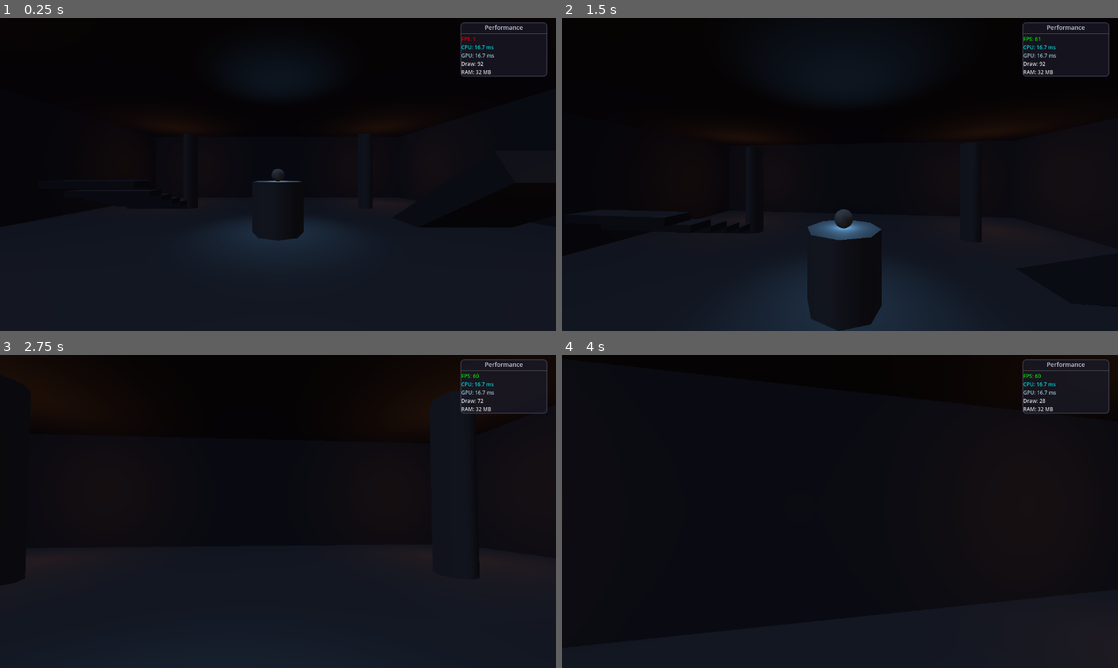
Above: before the commit, frames 1-4 (two rows, left to right).
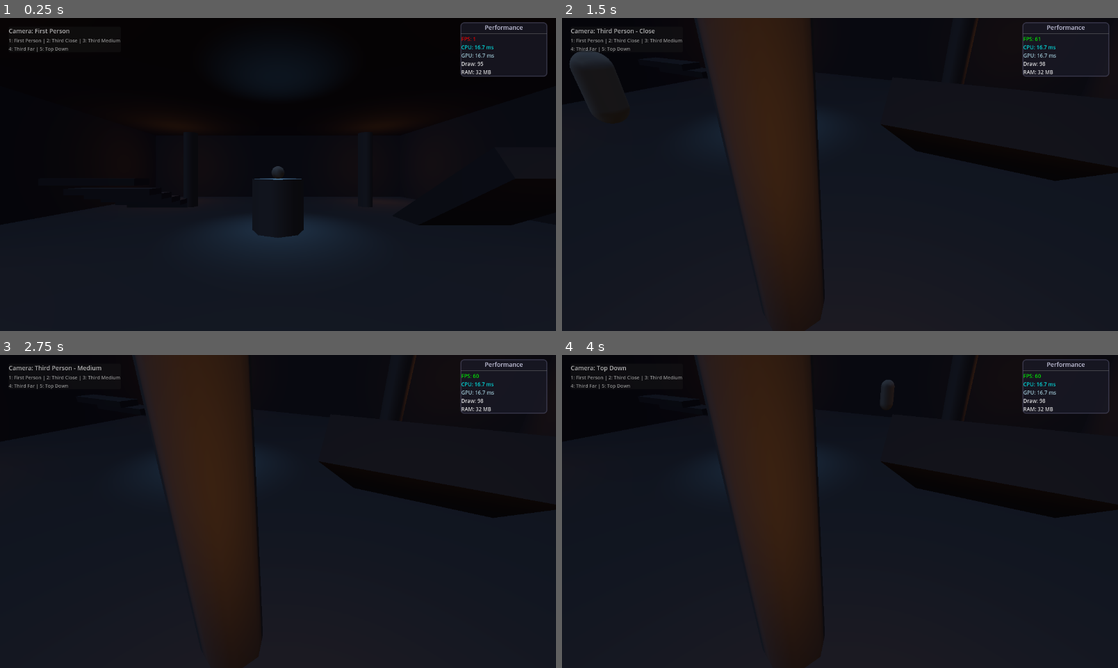
Above: after the commit, the same moments.

Repository: alanops/brackeys-gamejam-2025
Game: Godot game, scene res://src/scenes/DungeonRoomFixed.tscn
The game is run twice, just before and just after one commit, with the same random seed, the same clock (stepped at 60 frames per second) and the same inputs.
Inputs (mouse positions are in pixels of both pictures, inside the frame that each line leads up to):
- Up to frame 1 (0.25 s): no input
- Up to frame 2 (1.5 s): move the mouse to (867, 174) at 0.52 s; hold 1 (camera_first_person, bound only after the commit) 0.53-1.28 s; hold W (move_forward) from 0.53 s (still down); tap Space (jump) at 0.77, 1.07 s; tap 2 (camera_third_close, bound only after the commit) at 0.8, 1.35 s; move the mouse to (812, 174) at 1.27 s
- Up to frame 3 (2.75 s): keep holding W (move_forward); tap Space (jump) at 1.52, 1.82 s; tap 4 (camera_third_far, bound only after the commit) at 1.55 s; move the mouse to (289, 505) at 2.02 s; hold 4 (camera_third_far, bound only after the commit) from 2.03 s (still down); tap 3 (camera_third_medium, bound only after the commit) at 2.3 s
- Up to frame 4 (4 s): keep holding W (move_forward); move the mouse to (834, 517) at 2.77 s; release 4 (camera_third_far, bound only after the commit) at 2.78 s; tap 3 (camera_third_medium, bound only after the commit) at 2.85 s; tap Space (jump) at 3.02, 3.32, 3.77, 3.8 s; tap 5 (camera_top_down, bound only after the commit) at 3.05 s; move the mouse to (878, 514) at 3.52 s; hold 5 (camera_top_down, bound only after the commit) from 3.53 s (still down)

The runs differ from the first frame. In frame 1, 0.5% of the frame differs, in the area x 1-88%, y 3-72%; in frame 2, 18%, in the area x 1-100%, y 0-100%; in frame 3, 14%; in frame 4, 14%.

Commit message:
Add 3rd person camera system with number key selection
- Implemented CameraController with 5 camera modes (1-5 keys)
- Added CameraOverlay to display current camera mode
- Updated FirstPersonController to handle camera mode switching
- Added smooth transitions between camera views
- Third person mouse look with pitch/yaw control
- Player mesh visibility toggle for first/third person
- Camera modes: First Person, Third Close/Medium/Far, Top Down

Diff:
--- a/project.godot
+++ b/project.godot
@@ -138,6 +138,31 @@
 "events": [Object(InputEventKey,"resource_local_to_scene":false,"resource_name":"","device":-1,"window_id":0,"alt_press …(192 unchanged characters)…
 ]
 }
+camera_first_person={
+"deadzone": 0.5,
+"events": [Object(InputEventKey,"resource_local_to_scene":false,"resource_name":"","device":-1,"window_id":0,"alt_pressed":false,"shift_pressed":false,"ctrl_pressed":false,"meta_pressed":false,"pressed":false,"keycode":0,"physical_keycode":49,"key_label":0,"unicode":49,"location":0,"echo":false,"script":null)
+]
+}
+camera_third_close={
+"deadzone": 0.5,
+"events": [Object(InputEventKey,"resource_local_to_scene":false,"resource_name":"","device":-1,"window_id":0,"alt_pressed":false,"shift_pressed":false,"ctrl_pressed":false,"meta_pressed":false,"pressed":false,"keycode":0,"physical_keycode":50,"key_label":0,"unicode":50,"location":0,"echo":false,"script":null)
+]
+}
+camera_third_medium={
+"deadzone": 0.5,
+"events": [Object(InputEventKey,"resource_local_to_scene":false,"resource_name":"","device":-1,"window_id":0,"alt_pressed":false,"shift_pressed":false,"ctrl_pressed":false,"meta_pressed":false,"pressed":false,"keycode":0,"physical_keycode":51,"key_label":0,"unicode":51,"location":0,"echo":false,"script":null)
+]
+}
+camera_third_far={
+"deadzone": 0.5,
+"events": [Object(InputEventKey,"resource_local_to_scene":false,"resource_name":"","device":-1,"window_id":0,"alt_pressed":false,"shift_pressed":false,"ctrl_pressed":false,"meta_pressed":false,"pressed":false,"keycode":0,"physical_keycode":52,"key_label":0,"unicode":52,"location":0,"echo":false,"script":null)
+]
+}
+camera_top_down={
+"deadzone": 0.5,
+"events": [Object(InputEventKey,"resource_local_to_scene":false,"resource_name":"","device":-1,"window_id":0,"alt_pressed":false,"shift_pressed":false,"ctrl_pressed":false,"meta_pressed":false,"keycode":0,"physical_keycode":53,"key_label":0,"unicode":53,"location":0,"echo":false,"script":null)
+]
+}
 
 [rendering]
 
--- a/src/scenes/Player.tscn
+++ b/src/scenes/Player.tscn
@@ -1,31 +1,38 @@
 [gd_scene load_steps=5 format=3 uid="uid://c8qhvmp2xvl5d"]
 
 [ext_resource type="Script" path="res://src/scripts/FirstPersonController.gd" id="1_qxvmp"]
-[ext_resource type="Script" path="res://src/scripts/ProceduralStepIK.gd" id="2_ik_script"]
+[ext_resource type="Script" path="res://src/scripts/CameraController.gd" id="2_camera"]
 
 [sub_resource type="CapsuleShape3D" id="CapsuleShape3D_1"]
-radius = 0.4
-height = 1.8
+radius = 0.35
+height = 1.5
+
+[sub_resource type="SphereShape3D" id="SphereShape3D_foot"]
+radius = 0.25
 
 [sub_resource type="CapsuleMesh" id="CapsuleMesh_1"]
-radius = 0.4
-height = 1.8
+radius = 0.35
+height = 1.5
 
 [node name="Player" type="CharacterBody3D"]
 script = ExtResource("1_qxvmp")
 
-[node name="CollisionShape3D" type="CollisionShape3D" parent="."]
-transform = Transform3D(1, 0, 0, 0, 1, 0, 0, 0, 1, 0, 0.9, 0)
+[node name="BodyCollision" type="CollisionShape3D" parent="."]
+transform = Transform3D(1, 0, 0, 0, 1, 0, 0, 0, 1, 0, 0.85, 0)
 shape = SubResource("CapsuleShape3D_1")
 
+[node name="FootCollision" type="CollisionShape3D" parent="."]
+transform = Transform3D(1, 0, 0, 0, 1, 0, 0, 0, 1, 0, 0.25, 0)
+shape = SubResource("SphereShape3D_foot")
+
 [node name="MeshInstance3D" type="MeshInstance3D" parent="."]
-transform = Transform3D(1, 0, 0, 0, 1, 0, 0, 0, 1, 0, 0.9, 0)
+transform = Transform3D(1, 0, 0, 0, 1, 0, 0, 0, 1, 0, 0.85, 0)
 mesh = SubResource("CapsuleMesh_1")
 visible = false
 
 [node name="Camera3D" type="Camera3D" parent="."]
-transform = Transform3D(1, 0, 0, 0, 1, 0, 0, 0, 1, 0, 1.6, 0)
+transform = Transform3D(1, 0, 0, 0, 1, 0, 0, 0, 1, 0, 1.5, 0)
 fov = 75.0
 
-[node name="ProceduralStepIK" type="Node3D" parent="."]
-script = ExtResource("2_ik_script")
+[node name="CameraController" type="Node3D" parent="."]
+script = ExtResource("2_camera")
--- /dev/null
+++ b/src/scripts/CameraController.gd
@@ -0,0 +1,159 @@
+extends Node3D
+
+# Camera controller that manages first and third person views
+
+enum CameraMode {
+	FIRST_PERSON,
+	THIRD_PERSON_CLOSE,
+	THIRD_PERSON_MEDIUM,
+	THIRD_PERSON_FAR,
+	THIRD_PERSON_TOP_DOWN
+}
+
+@export var camera_mode: CameraMode = CameraMode.FIRST_PERSON
+@export var smooth_transition: bool = true
+@export var transition_speed: float = 8.0
+@export var mouse_sensitivity: float = 0.002
+
+var player: CharacterBody3D
+var first_person_camera: Camera3D
+var third_person_camera: Camera3D
+var camera_pivot: Node3D
+
+# Third person camera settings
+var third_person_distances = {
+	CameraMode.THIRD_PERSON_CLOSE: 2.5,
+	CameraMode.THIRD_PERSON_MEDIUM: 4.5,
+	CameraMode.THIRD_PERSON_FAR: 7.0,
+	CameraMode.THIRD_PERSON_TOP_DOWN: 6.0
+}
+
+var third_person_heights = {
+	CameraMode.THIRD_PERSON_CLOSE: 1.5,
+	CameraMode.THIRD_PERSON_MEDIUM: 2.0,
+	CameraMode.THIRD_PERSON_FAR: 2.5,
+	CameraMode.THIRD_PERSON_TOP_DOWN: 8.0
+}
+
+var third_person_angles = {
+	CameraMode.THIRD_PERSON_CLOSE: -10.0,
+	CameraMode.THIRD_PERSON_MEDIUM: -15.0,
+	CameraMode.THIRD_PERSON_FAR: -20.0,
+	CameraMode.THIRD_PERSON_TOP_DOWN: -70.0
+}
+
+var target_position: Vector3
+var target_rotation: Vector3
+var current_distance: float
+var current_height: float
+var current_angle: float
+
+func _ready():
+	player = get_parent() as CharacterBody3D
+	first_person_camera = player.get_node("Camera3D")
+
+	# Create third person camera setup
+	camera_pivot = Node3D.new()
+	camera_pivot.name = "CameraPivot"
+	player.add_child(camera_pivot)
+	camera_pivot.position = Vector3(0, 1.6, 0)  # Eye level
+
+	third_person_camera = Camera3D.new()
+	third_person_camera.name = "ThirdPersonCamera"
+	third_person_camera.fov = 75.0
+	camera_pivot.add_child(third_person_camera)
+
+	# Initialize camera positions
+	update_camera_mode()
+
+func _input(event):
+	if event.is_action_pressed("camera_first_person"):
+		set_camera_mode(CameraMode.FIRST_PERSON)
+	elif event.is_action_pressed("camera_third_close"):
+		set_camera_mode(CameraMode.THIRD_PERSON_CLOSE)
+	elif event.is_action_pressed("camera_third_medium"):
+		set_camera_mode(CameraMode.THIRD_PERSON_MEDIUM)
+	elif event.is_action_pressed("camera_third_far"):
+		set_camera_mode(CameraMode.THIRD_PERSON_FAR)
+	elif event.is_action_pressed("camera_top_down"):
+		set_camera_mode(CameraMode.THIRD_PERSON_TOP_DOWN)
+
+	# Handle mouse look for third person
+	if camera_mode != CameraMode.FIRST_PERSON and event is InputEventMouseMotion and Input.get_mouse_mode() == Input.MOUSE_MODE_CAPTURED:
+		var mouse_delta = event.relative * mouse_sensitivity
+
+		# Rotate the pivot horizontally (Y axis)
+		camera_pivot.rotate_y(-mouse_delta.x)
+
+		# Rotate the camera vertically, but clamp it
+		var current_x_rot = third_person_camera.rotation.x
+		var new_x_rot = current_x_rot + (-mouse_delta.y)
+		new_x_rot = clamp(new_x_rot, deg_to_rad(-60), deg_to_rad(60))
+		third_person_camera.rotation.x = new_x_rot
+
+func _process(delta):
+	if camera_mode != CameraMode.FIRST_PERSON:
+		update_third_person_camera(delta)
+
+func set_camera_mode(new_mode: CameraMode):
+	camera_mode = new_mode
+	update_camera_mode()
+
+func update_camera_mode():
+	match camera_mode:
+		CameraMode.FIRST_PERSON:
+			first_person_camera.current = true
+			third_person_camera.current = false
+			# Hide player mesh in first person if visible
+			if player.has_node("MeshInstance3D"):
+				player.get_node("MeshInstance3D").visible = false
+		_:
+			first_person_camera.current = false
+			third_person_camera.current = true
+			# Show player mesh in third person
+			if player.has_node("MeshInstance3D"):
+				player.get_node("MeshInstance3D").visible = true
+
+			# Set target values for third person
+			current_distance = third_person_distances.get(camera_mode, 4.0)
+			current_height = third_person_heights.get(camera_mode, 2.0)
+			current_angle = third_person_angles.get(camera_mode, -15.0)
+
+			# Immediately set position if not smoothing
+			if not smooth_transition:
+				apply_third_person_position()
+
+func update_third_person_camera(delta):
+	if smooth_transition:
+		# Smoothly interpolate to target position
+		var target_pos = Vector3(0, 0, current_distance)
+		target_pos.y = current_height
+
+		third_person_camera.position = third_person_camera.position.lerp(target_pos, transition_speed * delta)
+
+		# Smoothly interpolate rotation
+		var target_rot = Vector3(deg_to_rad(current_angle), 0, 0)
+		third_person_camera.rotation.x = lerp_angle(third_person_camera.rotation.x, target_rot.x, transition_speed * delta)
+	else:
+		apply_third_person_position()
+
+func apply_third_person_position():
+	third_person_camera.position = Vector3(0, current_height, current_distance)
+	third_person_camera.rotation.x = deg_to_rad(current_angle)
+	third_person_camera.rotation.y = 0
+	third_person_camera.rotation.z = 0
+
+func get_camera_mode_name() -> String:
+	match camera_mode:
+		CameraMode.FIRST_PERSON:
+			return "First Person"
+		CameraMode.THIRD_PERSON_CLOSE:
+			return "Third Person - Close"
+		CameraMode.THIRD_PERSON_MEDIUM:
+			return "Third Person - Medium"
+		CameraMode.THIRD_PERSON_FAR:
+			return "Third Person - Far"
+		CameraMode.THIRD_PERSON_TOP_DOWN:
+			return "Top Down"
+		_:
+			return "Unknown"
--- /dev/null
+++ b/src/scripts/CameraOverlay.gd
@@ -0,0 +1,38 @@
+extends CanvasLayer
+
+var camera_controller: Node3D
+var mode_label: Label
+var help_label: Label
+
+func _ready():
+	create_overlay_ui()
+
+func create_overlay_ui():
+	# Camera mode display
+	var panel = PanelContainer.new()
+	panel.modulate.a = 0.7
+	panel.position = Vector2(20, 20)
+	add_child(panel)
+
+	var vbox = VBoxContainer.new()
+	panel.add_child(vbox)
+
+	# Current mode label
+	mode_label = Label.new()
+	mode_label.add_theme_font_size_override("font_size", 14)
+	mode_label.add_theme_color_override("font_color", Color.WHITE)
+	vbox.add_child(mode_label)
+
+	# Help text
+	help_label = Label.new()
+	help_label.text = "1: First Person | 2: Third Close | 3: Third Medium\n4: Third Far | 5: Top Down"
+	help_label.add_theme_font_size_override("font_size", 11)
+	help_label.add_theme_color_override("font_color", Color.GRAY)
+	vbox.add_child(help_label)
+
+func _process(_delta):
+	if camera_controller:
+		mode_label.text = "Camera: " + camera_controller.get_camera_mode_name()
+
+func set_camera_controller(controller: Node3D):
+	camera_controller = controller
--- a/src/scripts/DungeonRoom.gd
+++ b/src/scripts/DungeonRoom.gd
@@ -31,3 +31,9 @@
 	# Connect to movement tuner
 	if GameManager.movement_tuner and GameManager.movement_tuner.has_method("set_player_reference"):
 		GameManager.movement_tuner.set_player_reference(player)
+
+	# Connect to camera overlay
+	if GameManager.camera_overlay and GameManager.camera_overlay.has_method("set_camera_controller"):
+		var camera_controller = player.get_node("CameraController")
+		if camera_controller:
+			GameManager.camera_overlay.set_camera_controller(camera_controller)
--- a/src/scripts/FirstPersonController.gd
+++ b/src/scripts/FirstPersonController.gd
@@ -9,9 +9,9 @@
 const AIR_ACCELERATION = 2.0
 const AIR_FRICTION = 1.0
 
-# Step-up system
-const MAX_STEP_HEIGHT = 0.5
-const STEP_UP_RAYCAST_LENGTH = 0.8
+# Simple step-up system for larger obstacles
+const MAX_STEP_HEIGHT = 0.4
+const STEP_UP_FORCE = 3.0
 
 # Look sensitivity
 const MOUSE_SENSITIVITY = 0.002
@@ -32,12 +32,12 @@
 var friction = FRICTION
 var air_acceleration = AIR_ACCELERATION
 var air_friction = AIR_FRICTION
-var step_up_velocity = 5.0
+var step_up_velocity = STEP_UP_FORCE
 var max_step_height = MAX_STEP_HEIGHT
 var mouse_sensitivity = MOUSE_SENSITIVITY
 
 @onready var camera = $Camera3D
-@onready var procedural_ik = $ProceduralStepIK
+@onready var camera_controller = $CameraController
 
 func _ready():
 	add_to_group("player")
@@ -51,12 +51,13 @@
 		Input.set_mouse_mode(Input.MOUSE_MODE_CAPTURED)
 		return
 
-	# Mouse look
+	# Mouse look (only in first person mode)
 	if event is InputEventMouseMotion and Input.get_mouse_mode() == Input.MOUSE_MODE_CAPTURED:
-		var mouse_delta = event.relative * mouse_sensitivity * mouse_sensitivity_multiplier
-		rotate_y(-mouse_delta.x)
-		camera.rotate_x(-mouse_delta.y)
-		camera.rotation.x = clamp(camera.rotation.x, -PI/2, PI/2)
+		if camera_controller and camera_controller.camera_mode == camera_controller.CameraMode.FIRST_PERSON:
+			var mouse_delta = event.relative * mouse_sensitivity * mouse_sensitivity_multiplier
+			rotate_y(-mouse_delta.x)
+			camera.rotate_x(-mouse_delta.y)
+			camera.rotation.x = clamp(camera.rotation.x, -PI/2, PI/2)
 
 	# Pause/menu
 	if event.is_action_pressed("pause"):
@@ -93,11 +94,9 @@
 
 	move_and_slide()
 
-	# Handle step-up after moving to detect collisions
-	# Only use manual step-up if IK is disabled or not available
+	# Simple step-up assistance for larger obstacles
 	if not noclip_enabled and is_on_floor():
-		if not procedural_ik or not procedural_ik.enabled:
-			handle_step_up(delta)
+		handle_step_up(delta)
 
 func handle_normal_movement(delta):
 	# Add gravity
@@ -150,29 +149,24 @@
 	velocity = movement.normalized() * NOCLIP_SPEED * speed_multiplier
 
 func handle_step_up(delta):
-	# Only try step-up if we're moving horizontally and not already going up
-	var horizontal_velocity = Vector3(velocity.x, 0, velocity.z)
-	if horizontal_velocity.length() < 0.1 or velocity.y > 1.0:
+	# Simple step-up: small upward boost when hitting walls while moving
+	if velocity.y > 1.0:  # Don't interfere if already jumping
 		return
 
-	# Check if we collided with something while moving forward
+	var horizontal_speed = Vector3(velocity.x, 0, velocity.z).length()
+	if horizontal_speed < 1.0:  # Only when moving
+		return
+
+	# Check for wall collisions
 	for i in get_slide_collision_count():
 		var collision = get_slide_collision(i)
-		var collision_normal = collision.get_normal()
-
-		# Only help with forward-facing walls (not side-sliding)
-		var movement_dot = horizontal_velocity.normalized().dot(-collision_normal)
-		if movement_dot < 0.5:  # We're not moving directly into the wall
-			continue
-
-		# If we hit a wall (normal pointing roughly horizontal)
-		if abs(collision_normal.y) < 0.6:
-			# Check if the collision point is low enough to be a step
-			var collision_height = collision.get_position().y - global_position.y
-			if collision_height > -0.8 and collision_height < max_step_height:
-				# Add gentle upward velocity - much more subtle
-				velocity.y = max(velocity.y, step_up_velocity * 0.4)
-				break  # Only help with one step at a time
+		var normal = collision.get_normal()
+
+		# If hitting a roughly vertical surface (wall/step)
+		if normal.y < 0.3 and normal.y > -0.3:
+			# Add small upward boost
+			velocity.y = max(velocity.y, step_up_velocity)
+			break
 
 func set_movement_parameter(param_name: String, value: float):
 	match param_name:
@@ -202,14 +196,6 @@
 			max_step_height = value
 		"mouse_sensitivity":
 			mouse_sensitivity = value
-		"ik_smoothing":
-			if procedural_ik:
-				procedural_ik.smoothing_speed = value
-				print("IK smoothing set to: ", value)
-		"ik_step_height":
-			if procedural_ik:
-				procedural_ik.step_height_offset = value
-				print("IK step height set to: ", value)
 
 func toggle_noclip():
 	noclip_enabled = !noclip_enabled
--- a/src/scripts/GameManager.gd
+++ b/src/scripts/GameManager.gd
@@ -7,12 +7,14 @@
 var scene_switcher_scene = preload("res://src/scenes/SceneSwitcher.tscn")
 var performance_overlay_scene = preload("res://src/scenes/PerformanceOverlay.tscn")
 var movement_tuner_script = preload("res://src/scripts/MovementTuner.gd")
+var camera_overlay_script = preload("res://src/scripts/CameraOverlay.gd")
 
 var debug_overlay: CanvasLayer
 var dev_console: CanvasLayer
 var scene_switcher: Control
 var performance_overlay: CanvasLayer
 var movement_tuner: CanvasLayer
+var camera_overlay: CanvasLayer
 
 func _ready():
 	# Make this a singleton
@@ -24,6 +26,7 @@
 	setup_scene_switcher()
 	setup_performance_overlay()
 	setup_movement_tuner()
+	setup_camera_overlay()
 
 	# Register custom project settings
 	register_debug_settings()
@@ -51,6 +54,11 @@
 	movement_tuner = CanvasLayer.new()
 	movement_tuner.set_script(movement_tuner_script)
 	add_child(movement_tuner)
+
+func setup_camera_overlay():
+	camera_overlay = CanvasLayer.new()
+	camera_overlay.set_script(camera_overlay_script)
+	add_child(camera_overlay)
 
 func _on_console_command(command: String, args: Array):
 	# Handle global commands here
--- a/src/scripts/MovementTuner.gd
+++ b/src/scripts/MovementTuner.gd
@@ -13,11 +13,9 @@
 	"friction": {"min": 5.0, "max": 20.0, "step": 0.5, "default": 12.0},
 	"air_acceleration": {"min": 0.5, "max": 5.0, "step": 0.1, "default": 2.0},
 	"air_friction": {"min": 0.5, "max": 3.0, "step": 0.1, "default": 1.0},
-	"step_up_velocity": {"min": 2.0, "max": 10.0, "step": 0.1, "default": 5.0},
+	"step_up_velocity": {"min": 1.0, "max": 6.0, "step": 0.1, "default": 3.0},
 	"max_step_height": {"min": 0.2, "max": 1.0, "step": 0.1, "default": 0.5},
 	"mouse_sensitivity": {"min": 0.0005, "max": 0.005, "step": 0.0001, "default": 0.002},
-	"ik_smoothing": {"min": 2.0, "max": 15.0, "step": 0.5, "default": 8.0},
-	"ik_step_height": {"min": 0.05, "max": 0.5, "step": 0.05, "default": 0.2},
 }
 
 func _ready():
@@ -45,13 +43,6 @@
 	for param_name in movement_params:
 		var param_data = movement_params[param_name]
 		create_parameter_slider(vbox, param_name, param_data)
-
-	# IK Toggle
-	var ik_toggle = CheckBox.new()
-	ik_toggle.text = "Enable Procedural IK"
-	ik_toggle.button_pressed = true
-	ik_toggle.toggled.connect(_on_ik_toggled)
-	vbox.add_child(ik_toggle)
 
 	# Reset button
 	var reset_btn = Button.new()
@@ -109,12 +100,6 @@
 	else:
 		print("No player reference for parameter update: %s" % param_name)
 
-func _on_ik_toggled(pressed: bool):
-	if player_ref and player_ref.has_node("ProceduralStepIK"):
-		var ik_node = player_ref.get_node("ProceduralStepIK")
-		ik_node.enabled = pressed
-		print("Procedural IK ", "enabled" if pressed else "disabled")
-
 func _on_reset_pressed():
 	for param_name in movement_params:
 		var default_value = movement_params[param_name].default
